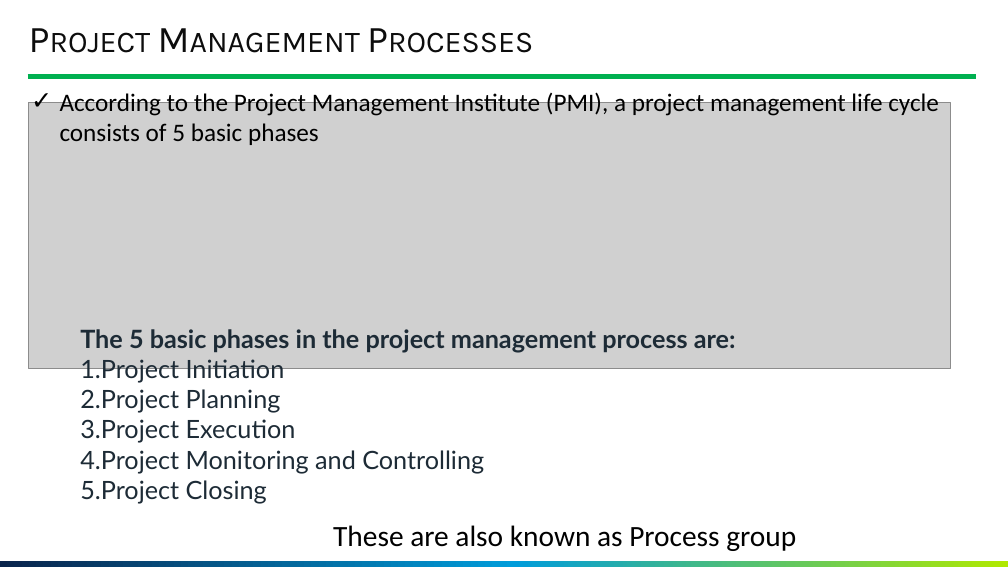
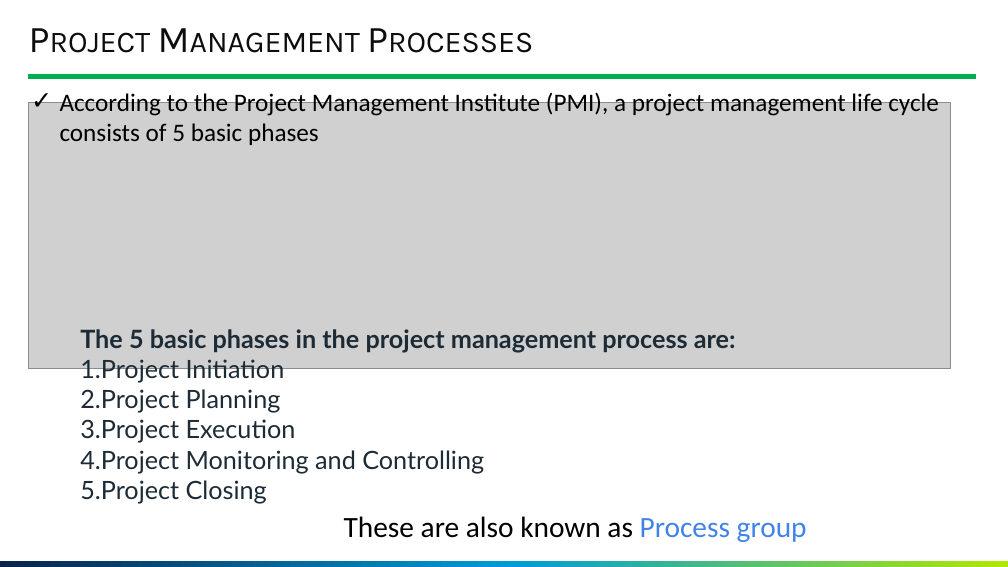
Before and after one commit to GoonerMAK/SWE_4803_Software_Project_Management, a slide deck: slide 2 of SWE 4803_Lec3.pptm. Drawn at 1008x567 pixels with LibreOffice and Linux fonts; fonts in the diff are those of the drawing; grey boxes stand for pictures; background and template pictures are left out. Boxes give left, top, right and bottom in pixels: in the first picture for what was removed or moved away, otherwise in the second. Text is boxed around its words. In the diff, an @@ line names an element or a change of style, - is before the commit and + after.

```diff
--- a/SWE 4803_Lec3.pptm
+++ b/SWE 4803_Lec3.pptm
@@ text "These are also known as ...": place and size @@
-text "These are also known as ..." at [333,525,796,551]
+text "These are also known as ..." at [344,516,807,542]
@@ text "These are also known as ..." at [344,516,807,542]: text colour #000000 to #4184E8 in "Process group" @@
```
Also in this commit, not shown: 4 other slides changed, 1 other file.
